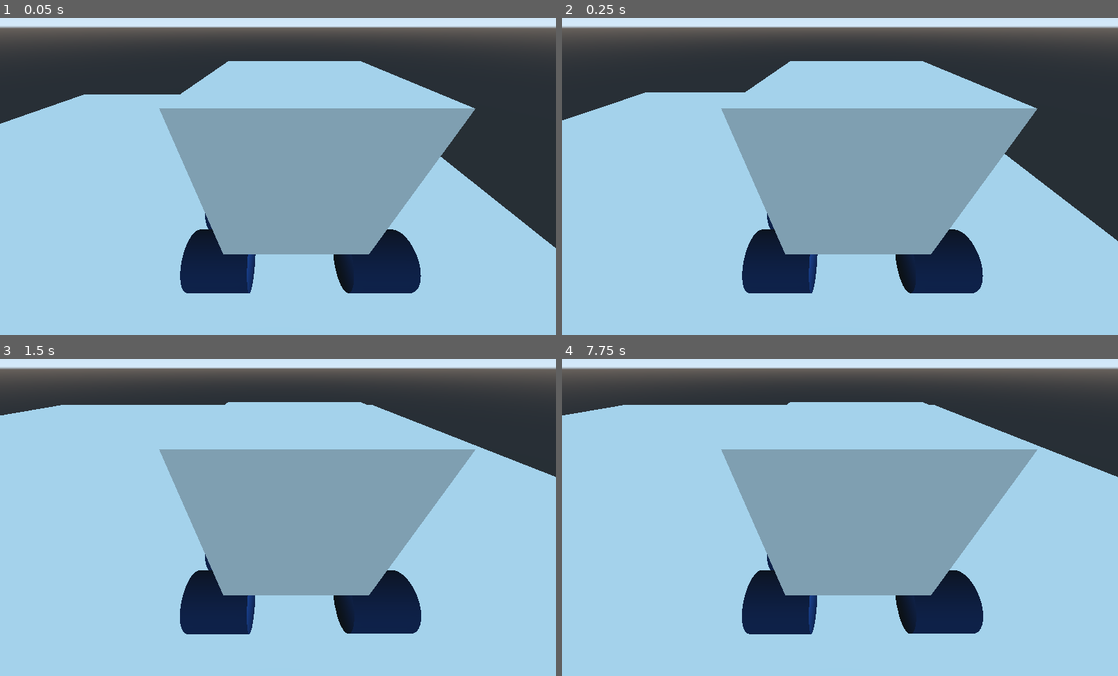
Above: before the commit, frames 1-4 (two rows, left to right).
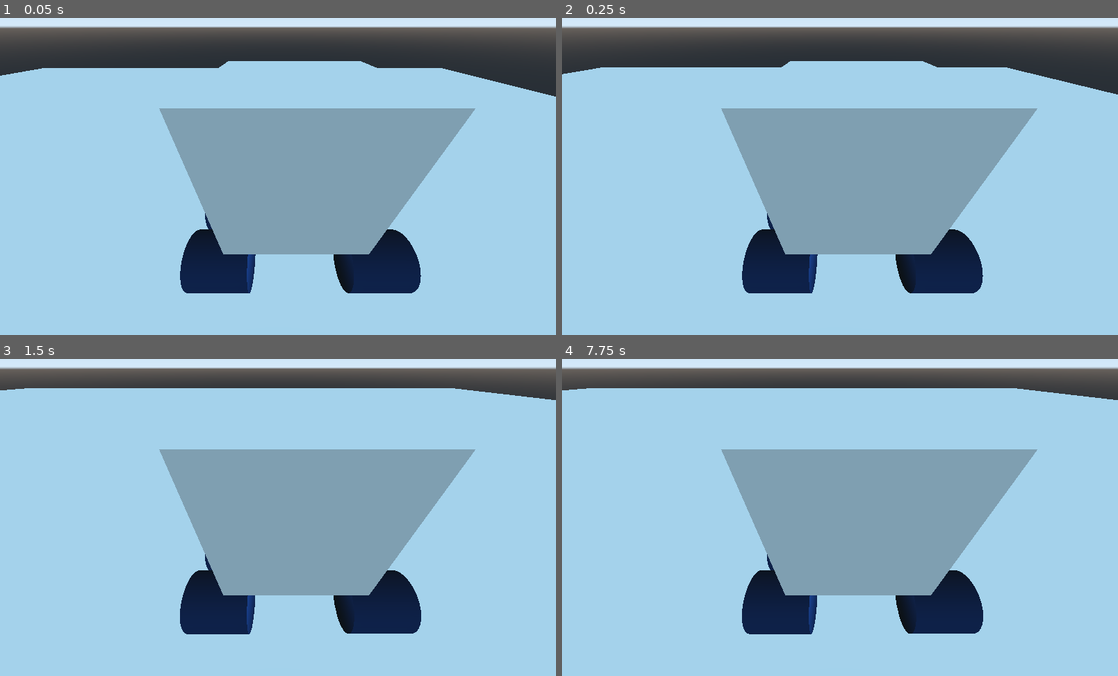
Above: after the commit, the same moments.

Repository: Lurkki14/TorpedoAlliance
Game: Godot game, scene res://Spatial.tscn
Same seed, same stepped clock (60 frames per second), same inputs: the game is played once before the commit and once after it.
Inputs:
- Up to frame 1 (0.05 s): no input
- Up to frame 2 (0.25 s): no input
- Up to frame 3 (1.5 s): tap Enter at 0.5 s
- Up to frame 4 (7.75 s): tap Space at 2, 4.25, 5.75 s; tap Enter at 2.75, 5 s

The runs differ from the first frame. In frame 1, 11% of the frame differs, in the area x 0-100%, y 15-73%; in frame 2, 11%; in frame 3, 8.6%; in frame 4, 8.6%.

Commit message:
make field bigger

Diff:
--- a/Spatial.tscn
+++ b/Spatial.tscn
@@ -19,7 +19,7 @@
 [node name="Field" type="Spatial"]
 
 [node name="Floor" type="MeshInstance" parent="."]
-transform = Transform( 20, 0, 0, 0, 1, 0, 0, 0, 26.79, -0.897301, -1.06317, -0.0317888 )
+transform = Transform( 50, 0, 0, 0, 1, 0, 0, 0, 50, -1.95138, -1.54942, -0.304945 )
 material_override = SubResource( 1 )
 mesh = SubResource( 4 )
 material/0 = null
